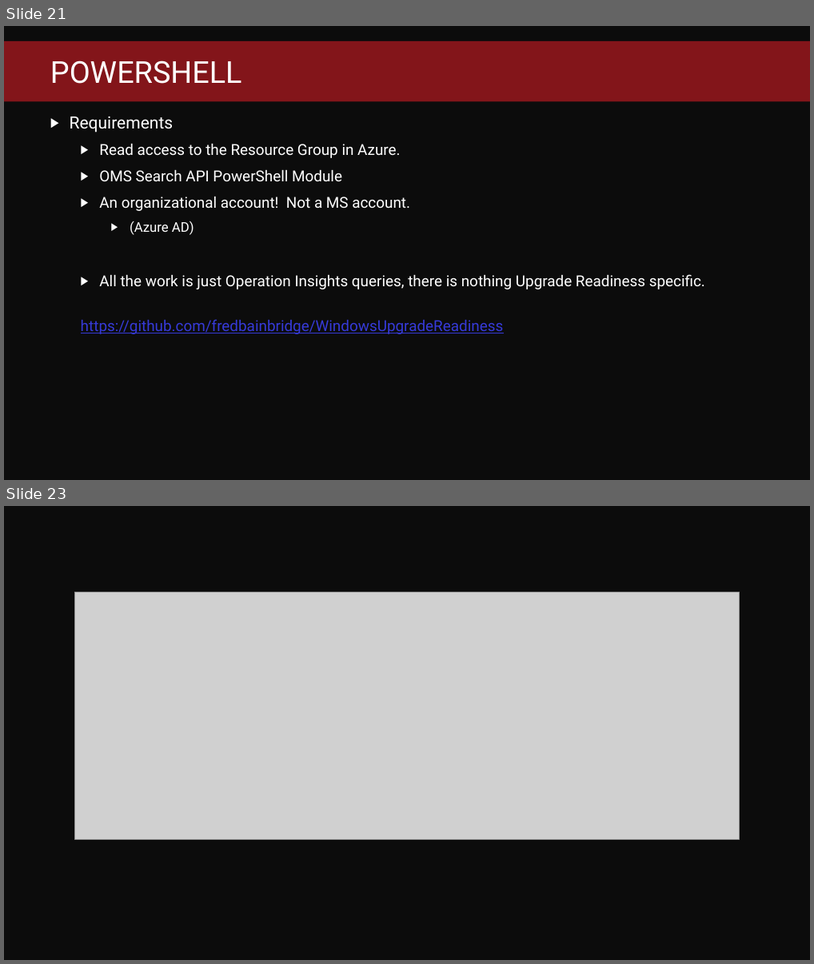
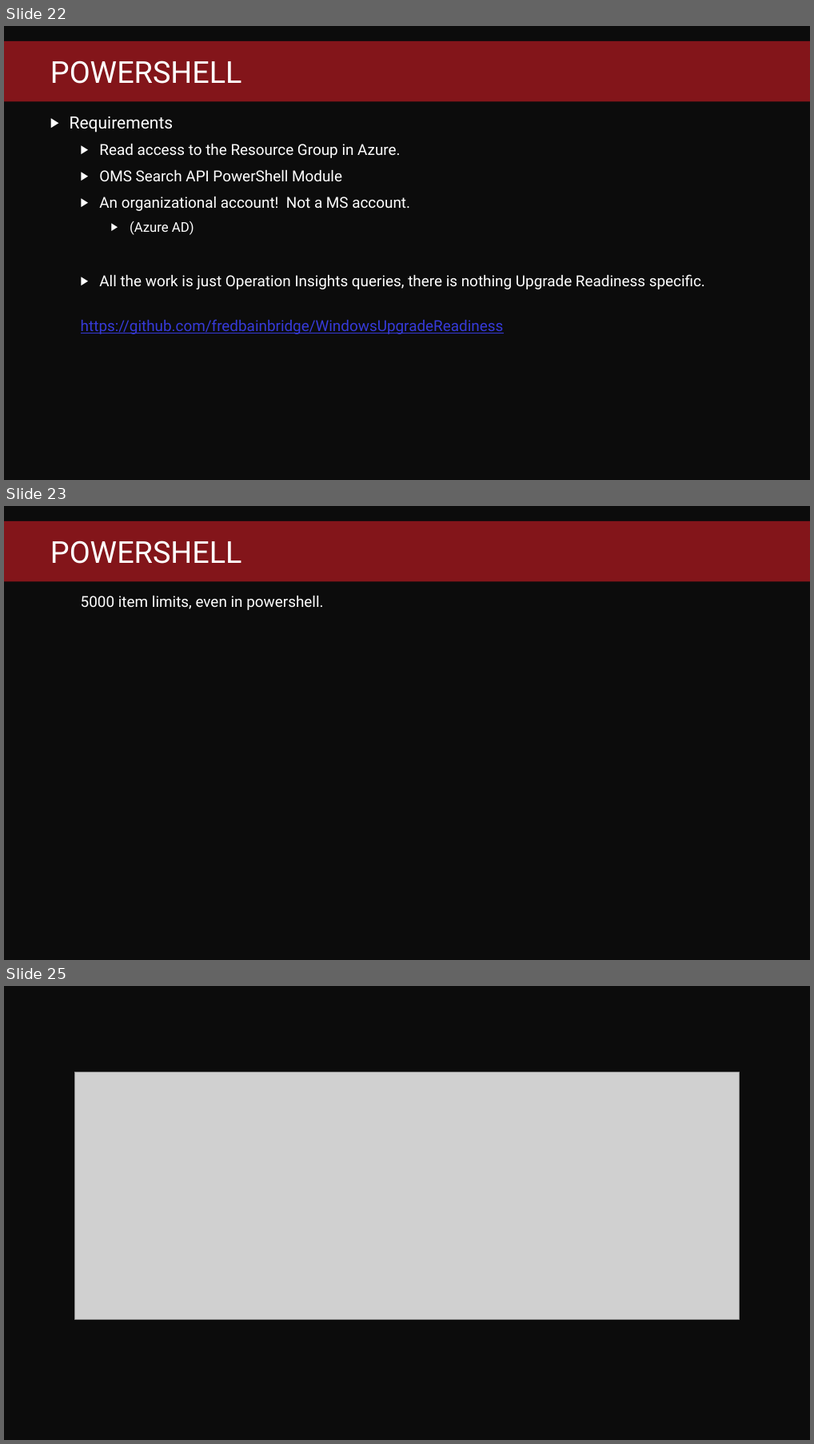
Before and after one commit to fredbainbridge/WindowsUpgradeReadiness, a slide deck: MMS 2017 - Windows Upgrade Readiness.pptx. Shown one above the other, each under a label of ours: slides 21 and 23 before the commit, slides 22, 23 and 25 after it; the slides between them are not shown. The pictures are 814x964 and 814x1444 pixels, drawn with LibreOffice and Linux fonts; fonts in the diff are those of the drawing; grey boxes stand for pictures; background and template pictures are left out. Boxes give left, top, right and bottom in pixels: in the first picture for what was removed or moved away, otherwise in the second. Text is boxed around its words. In the diff, an @@ line names an element or a change of style, - is before the commit and + after.

```diff
--- a/MMS 2017 - Windows Upgrade Readiness.pptx
+++ b/MMS 2017 - Windows Upgrade Readiness.pptx
@@ slide 23 added at bbox=[4, 506, 810, 960], background #0C0C0C; not listed: 1 template element that a slide beside it also shows @@
@@ title added at bbox=[50, 540, 242, 564], 36 pt, text #FFFFFF @@
+POWERSHELL
@@ text added at bbox=[81, 595, 323, 610], 18 pt, text #FFFFFF @@
+  5000 item limits, even in powershell.
@@ what was slide 21 is now slide 22 @@
@@ what was slide 23 is now slide 25 @@
```
Also in this commit, not shown: 2 slides changed, 1 other slide added, 2 other files.
